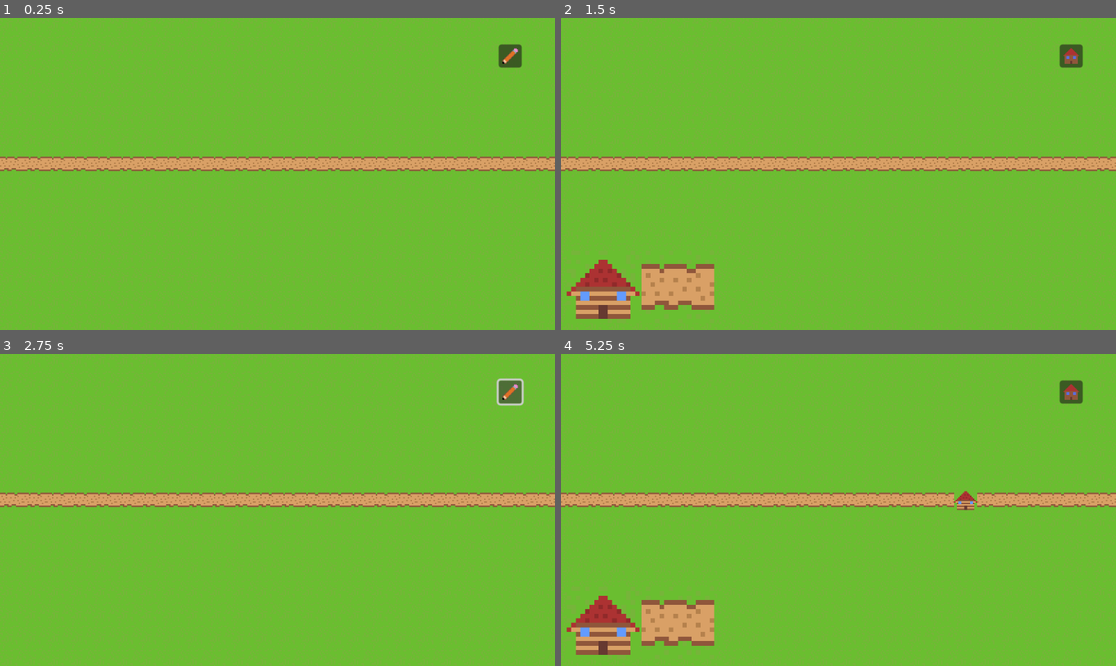
Above: before the commit, frames 1-4 (two rows, left to right).
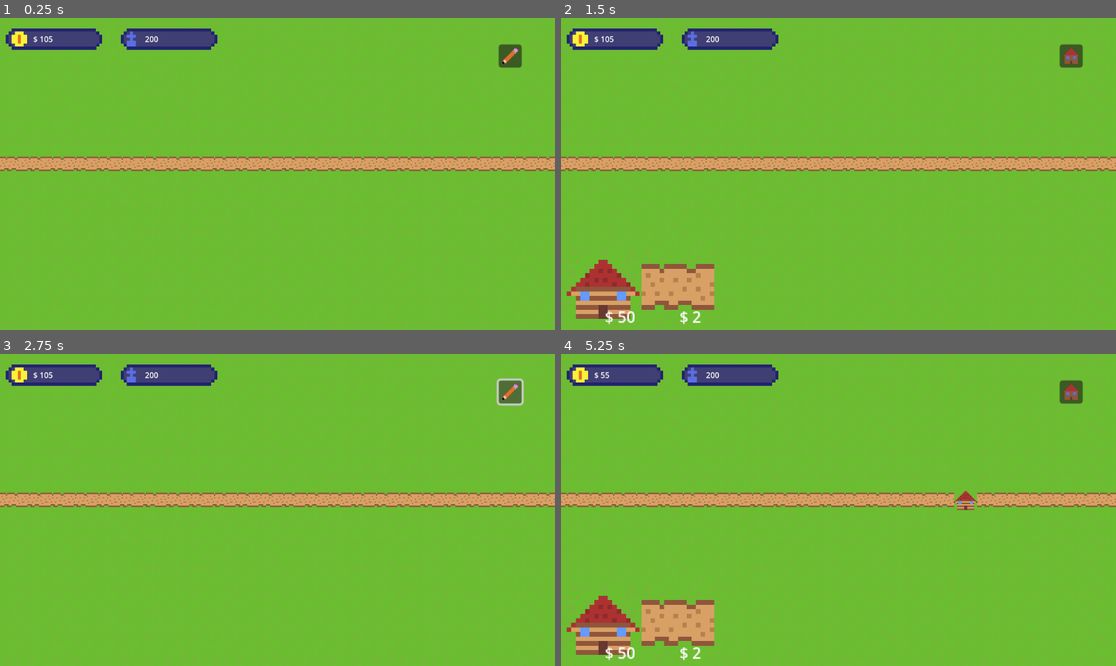
Above: after the commit, the same moments.

Repository: Dev-Karol1111/village
Game: Godot game, scene res://scenes/map.tscn
Two runs of this game, one before a commit and one after it. Both use one fixed random seed, a clock stepped at 60 frames per second and the inputs below.
Inputs (mouse positions are in pixels of both pictures, inside the frame that each line leads up to):
- Up to frame 1 (0.25 s): no input
- Up to frame 2 (1.5 s): click (1071, 55) at 0.5 s; click (605, 286) at 1.27 s
- Up to frame 3 (2.75 s): click (510, 391) at 2 s
- Up to frame 4 (5.25 s): click (1071, 391) at 2.75 s; click (605, 622) at 3.52 s; click (605, 622) at 4.27 s; tap Enter at 5 s; move the mouse to (960, 494) at 5.02 s; click (960, 494) at 5.17 s

The runs differ from the first frame. In frame 1, 2.3% of the frame differs, in the area x 1-40%, y 3-11%; in frame 2, 2.5%, in the area x 1-40%, y 3-99%; in frame 3, 2.3%; in frame 4, 2.5%.

Commit message:
Add custom cursor, money and people placeholder

Diff:
--- a/Builds/house.tres
+++ b/Builds/house.tres
@@ -12,4 +12,5 @@
 name = "House"
 game_texture_tileset_x = 2
 edit_texture = SubResource("AtlasTexture_13vpj")
+price = 50
 metadata/_custom_type_script = "uid://cmhbmbcpdtriw"
--- a/Builds/road.tres
+++ b/Builds/road.tres
@@ -12,4 +12,5 @@
 name = "Road"
 game_texture_tileset_x = 1
 edit_texture = SubResource("AtlasTexture_nkwov")
+price = 2
 metadata/_custom_type_script = "uid://cmhbmbcpdtriw"
--- a/project.godot
+++ b/project.godot
@@ -14,6 +14,15 @@
 run/main_scene="uid://u06ivjho2qcm"
 config/features=PackedStringArray("4.5", "Forward Plus")
 config/icon="res://icon.svg"
+
+[autoload]
+
+Managment="*res://scripts/autoload/managment.gd"
+Signals="*res://scripts/autoload/signals.gd"
+
+[display]
+
+mouse_cursor/custom_image="uid://bdbgdv3333bbm"
 
 [input]
 
--- a/scenes/ui/build_chose.tscn
+++ b/scenes/ui/build_chose.tscn
@@ -13,5 +13,20 @@
 offset_right = 40.0
 offset_bottom = 40.0
 
+[node name="Label" type="Label" parent="."]
+layout_mode = 1
+anchors_preset = -1
+anchor_left = 0.711
+anchor_top = 0.87700003
+anchor_right = 0.711
+anchor_bottom = 0.87700003
+offset_left = -28.44
+offset_top = -18.080002
+offset_right = 11.559999
+offset_bottom = 4.919998
+grow_horizontal = 0
+grow_vertical = 0
+scale = Vector2(2, 2)
+
 [connection signal="resized" from="." to="." method="_on_resized"]
 [connection signal="pressed" from="TextureButton" to="." method="_on_texture_button_pressed"]
--- a/scenes/ui/edit.gd
+++ b/scenes/ui/edit.gd
@@ -8,8 +8,8 @@
 
 var map : Node
 
-func set_block(x : int, y: int, source := 0):
-	map.block = [Vector2i(x ,y), source]
+func set_block(x : int, y: int, source := 0, price := 0):
+	map.block = [Vector2i(x ,y), source, price]
 
 
 func _ready() -> void:
--- a/scenes/ui/edit_mode.tscn
+++ b/scenes/ui/edit_mode.tscn
@@ -1,9 +1,19 @@
-[gd_scene load_steps=5 format=3 uid="uid://bbdifxhepwxbs"]
+[gd_scene load_steps=9 format=3 uid="uid://bbdifxhepwxbs"]
 
 [ext_resource type="Script" uid="uid://duapvbu2xv16c" path="res://scripts/ui/mode.gd" id="1_plch7"]
 [ext_resource type="Texture2D" uid="uid://bw5ubeo45w8vl" path="res://assets/ui/edit.png" id="1_tpjst"]
 [ext_resource type="Script" uid="uid://cy0hpow7uwxro" path="res://scenes/ui/edit.gd" id="3_cpwu2"]
 [ext_resource type="Resource" uid="uid://duvulk2ij2j62" path="res://Builds/buildsList.tres" id="4_o0g5u"]
+[ext_resource type="Script" uid="uid://b6mcpo1cueccd" path="res://scripts/ui/ui.gd" id="5_4kt5k"]
+[ext_resource type="Texture2D" uid="uid://xyqd6jdeq2tg" path="res://assets/ui/ui-tileset.png" id="5_ycatb"]
+
+[sub_resource type="AtlasTexture" id="AtlasTexture_ycatb"]
+atlas = ExtResource("5_ycatb")
+region = Rect2(32, 0, 32, 16)
+
+[sub_resource type="AtlasTexture" id="AtlasTexture_4kt5k"]
+atlas = ExtResource("5_ycatb")
+region = Rect2(0, 0, 32, 16)
 
 [node name="Mode" type="CanvasLayer"]
 script = ExtResource("1_plch7")
@@ -38,4 +48,37 @@
 grow_horizontal = 2
 grow_vertical = 0
 
+[node name="UI" type="Node" parent="."]
+script = ExtResource("5_4kt5k")
+
+[node name="people" type="TextureRect" parent="UI"]
+offset_left = 251.0
+offset_top = -3.0
+offset_right = 451.0
+offset_bottom = 97.0
+texture = SubResource("AtlasTexture_ycatb")
+
+[node name="Label" type="Label" parent="UI/people"]
+layout_mode = 0
+offset_left = 50.0
+offset_top = 35.0
+offset_right = 177.0
+offset_bottom = 58.0
+text = "0"
+
+[node name="moneys" type="TextureRect" parent="UI"]
+offset_left = 12.0
+offset_top = -3.0
+offset_right = 212.0
+offset_bottom = 97.0
+texture = SubResource("AtlasTexture_4kt5k")
+
+[node name="Label" type="Label" parent="UI/moneys"]
+layout_mode = 0
+offset_left = 57.0
+offset_top = 35.0
+offset_right = 175.0
+offset_bottom = 58.0
+text = "$ 0"
+
 [connection signal="pressed" from="Mode" to="." method="_on_mode_pressed"]
--- /dev/null
+++ b/scripts/autoload/managment.gd
@@ -0,0 +1,4 @@
+extends Node
+
+var moneys := 105
+var people := 200
--- /dev/null
+++ b/scripts/autoload/signals.gd
@@ -0,0 +1,4 @@
+extends Node
+
+
+signal data_changed
--- a/scripts/builds_base.gd
+++ b/scripts/builds_base.gd
@@ -7,3 +7,4 @@
 @export var game_texture_tileset_x : int
 @export var game_texture_tileset_y : int
 @export var edit_texture : Texture2D
+@export var price : int = 0
--- a/scripts/camera.gd
+++ b/scripts/camera.gd
@@ -8,26 +8,31 @@
 var dragging := false
 var last_mouse_pos := Vector2.ZERO
 
+var cursor_scale := 1.5
+
+func _ready() -> void:
+	_set_cursor("res://assets/ui/cursor-normal.png")
+
 func _unhandled_input(event: InputEvent) -> void:
-	# moving
+	# Middle mouse drag
 	if event is InputEventMouseButton and event.button_index == MOUSE_BUTTON_MIDDLE:
 		if event.pressed:
 			dragging = true
 			last_mouse_pos = event.position
+			_set_cursor("res://assets/ui/cursor-moving.png")
 		else:
 			dragging = false
+			_set_cursor("res://assets/ui/cursor-normal.png")
 
-	if event is InputEventMouseMotion and dragging:
+	elif event is InputEventMouseMotion and dragging:
 		var delta = event.position - last_mouse_pos
 		position -= delta * drag_speed * (1.0 / zoom.x)
 		last_mouse_pos = event.position
 
-	# Zoom
-	if event is InputEventMouseButton:
-		if event.button_index in [MOUSE_BUTTON_WHEEL_UP, MOUSE_BUTTON_WHEEL_DOWN] and event.pressed:
-			var old_zoom = zoom
+	# Zoom with scroll wheel
+	if event is InputEventMouseButton and event.pressed:
+		if event.button_index in [MOUSE_BUTTON_WHEEL_UP, MOUSE_BUTTON_WHEEL_DOWN]:
 			var zoom_dir = -1 if event.button_index == MOUSE_BUTTON_WHEEL_UP else 1
-
 			var mouse_pos_before = get_global_mouse_position()
 
 			zoom += Vector2.ONE * zoom_step * zoom_dir * -1
@@ -35,5 +40,15 @@
 			zoom.y = clamp(zoom.y, min_zoom, max_zoom)
 
 			var mouse_pos_after = get_global_mouse_position()
+			position += mouse_pos_before - mouse_pos_after
 
-			position += mouse_pos_before - mouse_pos_after
+
+func _set_cursor(path: String):
+	var tex: Texture2D = load(path)
+	if tex:
+		var img := tex.get_image()
+		img.resize(int(img.get_width() * cursor_scale), int(img.get_height() * cursor_scale))
+		var scaled_tex := ImageTexture.create_from_image(img)
+
+		var hotspot = Vector2(scaled_tex.get_width() / 2, scaled_tex.get_height() / 2)
+		Input.set_custom_mouse_cursor(scaled_tex, Input.CURSOR_ARROW, hotspot)
--- a/scripts/map.gd
+++ b/scripts/map.gd
@@ -2,13 +2,15 @@
 
 @onready var tilemap_layer: TileMapLayer = $TileMapLayer
 
-var block : Array = [Vector2i(1,0), 0] # title cord, source
+var block : Array = [Vector2i(1,0), 0, 0] # title cord, source, price
 var can_build := false
 
 func _unhandled_input(event: InputEvent) -> void:
 	if !can_build:
 		return
 	if event is InputEventMouseButton and event.pressed and event.button_index == MOUSE_BUTTON_LEFT:
+		if Managment.moneys - block[2] < 0:
+			return
 		var mouses_pos = get_global_mouse_position()
 		var local_pos = tilemap_layer.to_local(mouses_pos)
 
@@ -24,6 +26,9 @@
 		else:
 			tilemap_layer.set_cell(title_cords, block[1] , block[0])
 
+		Managment.moneys -= block[2]
+		Signals.data_changed.emit()
+
 	elif event is InputEventMouseButton and event.pressed and event.button_index == MOUSE_BUTTON_RIGHT:
 		var mouses_pos = get_global_mouse_position()
 		var local_pos = tilemap_layer.to_local(mouses_pos)
@@ -31,6 +36,11 @@
 		var title_cords = Vector2i(int(floor(local_pos.x / 16)), int(floor(local_pos.y / 16)))
 
 		tilemap_layer.set_cell(title_cords, 0, Vector2i(0,0))
+		if block[0] == Vector2i(1,0):
+			check_road(title_cords.x, title_cords.y+1, true)
+			check_road(title_cords.x, title_cords.y-1, true)
+			check_road(title_cords.x+1, title_cords.y, true)
+			check_road(title_cords.x-1, title_cords.y, true)
 
 
 
@@ -95,5 +105,5 @@
 	if !second:
 		return [new_block, radio]
 	else:
-		if (new_block != block[0] or radio != 0) and (tilemap_layer.get_cell_atlas_coords(pos) in blocks):
+		if (tilemap_layer.get_cell_atlas_coords(pos) in blocks):
 			tilemap_layer.set_cell(Vector2i(x,y), block[1] , new_block, radio)
--- a/scripts/ui/build_chose.gd
+++ b/scripts/ui/build_chose.gd
@@ -3,11 +3,13 @@
 var data : BuildsBase
 var edit_menu
 
+@onready var price_label : Label = $Label
 @onready var button : TextureButton = $TextureButton
 
 # Called when the node enters the scene tree for the first time.
 func _ready() -> void:
 	texture = data.edit_texture
+	price_label.text = "$ %s" % data.price
 
 # Called every frame. 'delta' is the elapsed time since the previous frame.
 func _process(_delta: float) -> void:
@@ -15,7 +17,7 @@
 
 
 func _on_texture_button_pressed() -> void:
-	edit_menu.set_block(data.game_texture_tileset_x, data.game_texture_tileset_y)
+	edit_menu.set_block(data.game_texture_tileset_x, data.game_texture_tileset_y, 0,data.price)
 
 
 func _on_resized() -> void:
--- /dev/null
+++ b/scripts/ui/ui.gd
@@ -0,0 +1,14 @@
+extends Node
+
+@onready var money_label : Label = $moneys/Label
+@onready var people_label : Label = $people/Label
+
+# Called when the node enters the scene tree for the first time.
+func _ready() -> void:
+	Signals.data_changed.connect(update_data)
+	update_data()
+
+
+func update_data():
+	money_label.text = "$ %s" % Managment.moneys
+	people_label.text = "%s" % Managment.people
Binary file added: assets/ui/cursor-moving.png
Binary file added: assets/ui/cursor-normal.png
Binary file added: assets/ui/ui-tileset.png
Not shown, added: scripts/autoload/managment.gd.uid
Not shown, added: scripts/autoload/signals.gd.uid
Not shown, added: scripts/ui/ui.gd.uid
